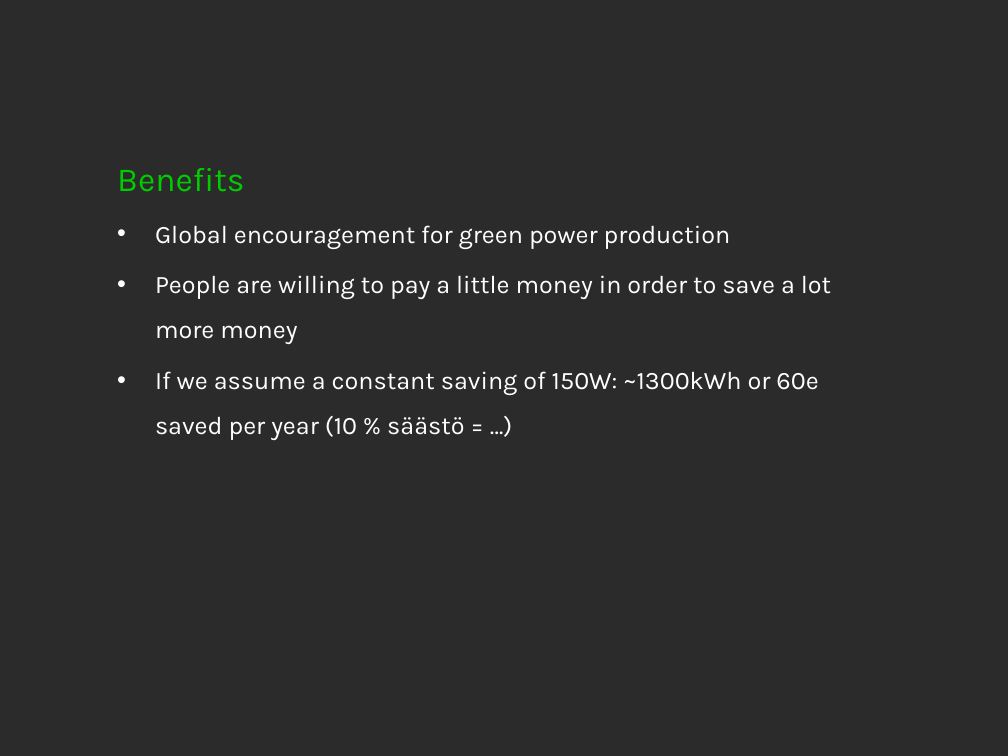
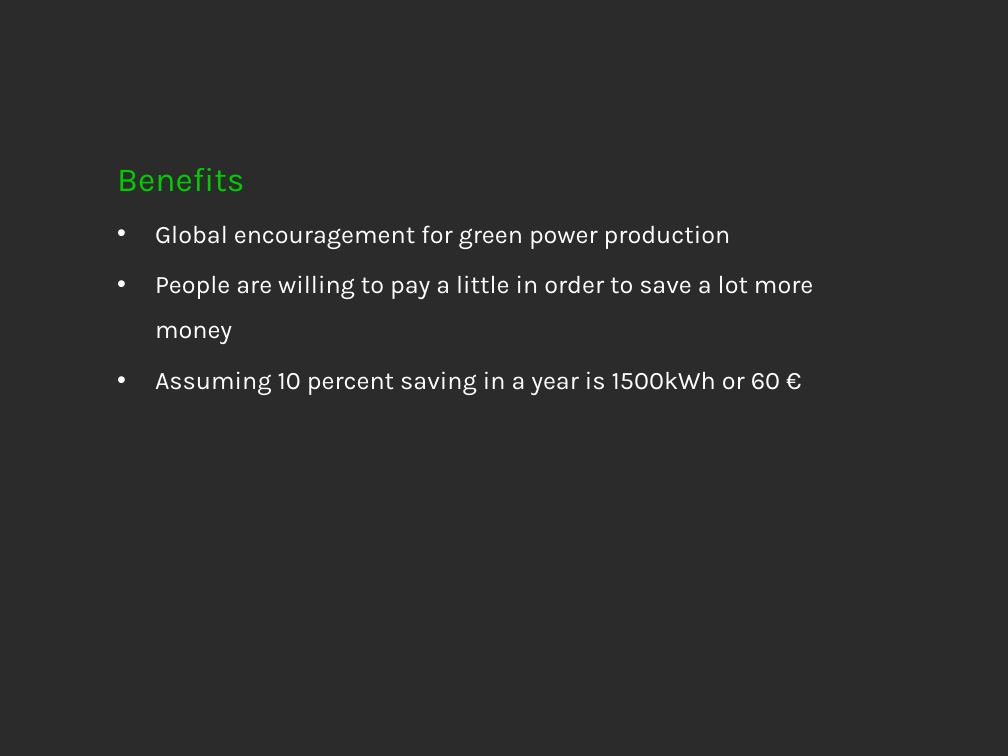
Before and after one commit to aknutas/Greendel, a slide deck: slide 9 of Documents/Greendel presentation/presentation_final_2.pptx (slide 10 before the commit). Drawn at 1008x756 pixels with LibreOffice and Linux fonts; fonts in the diff are those of the drawing; background and template pictures are left out; a plain dark background stands for a picture behind light text. Boxes give left, top, right and bottom in pixels: in the first picture for what was removed or moved away, otherwise in the second. Text is boxed around its words. In the diff, an @@ line names an element or a change of style, - is before the commit and + after.

```diff
--- a/Documents/Greendel presentation/presentation_final_2.pptx
+++ b/Documents/Greendel presentation/presentation_final_2.pptx
@@ text at <box>155,275,813,395</box>: text changed @@
-• People are willing to pay a little money in order to save a lot more money
-• If we assume a constant saving of 150W: ~1300kWh or 60e saved per year (10 % säästö = …)
+• People are willing to pay a little in order to save a lot more money
+• Assuming 10 percent saving in a year is 1500kWh or 60 €
```
Also in this commit, not shown: 3 other slides changed, 1 slide added, 2 slides removed, 6 other files.
